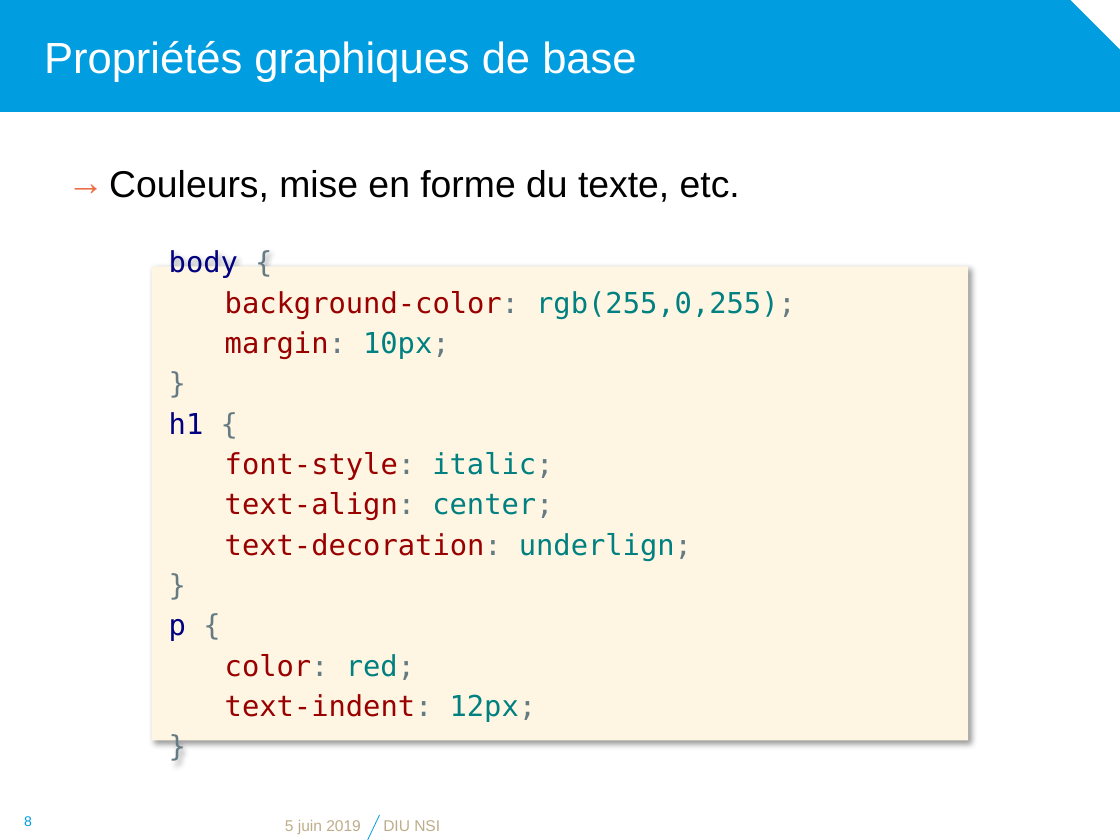
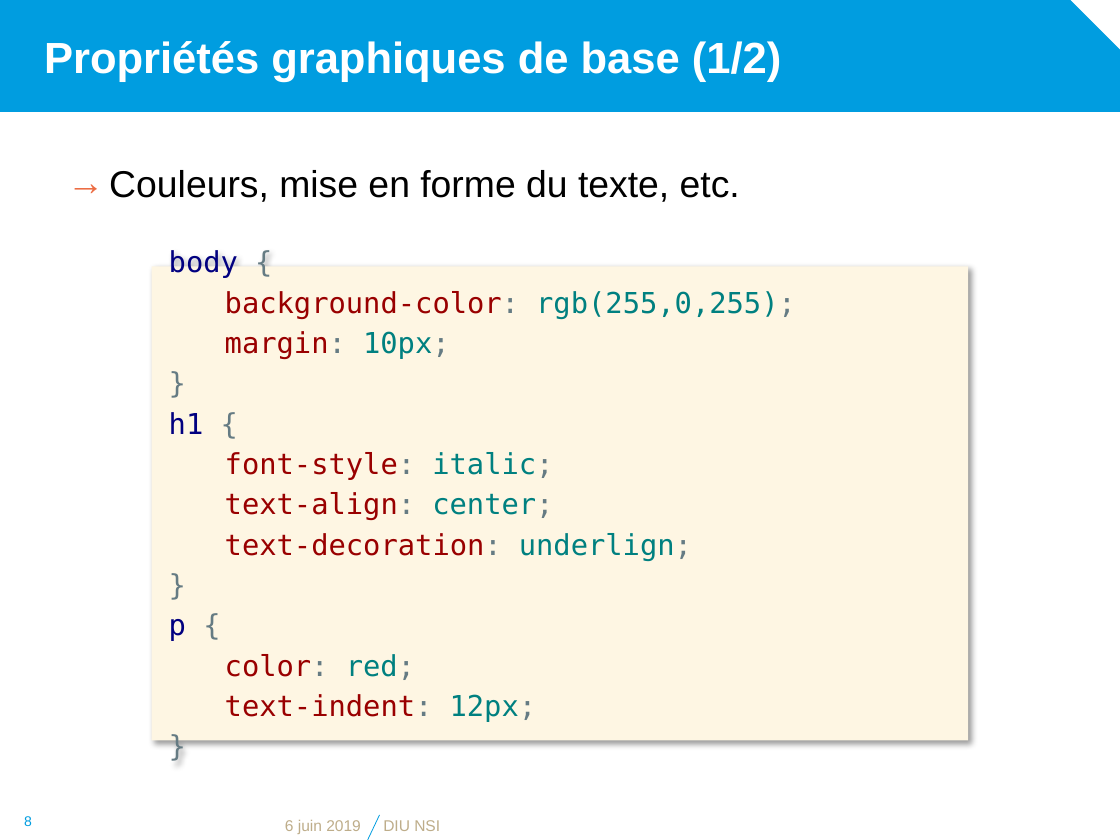
Before and after one commit to diu-uf-bordeaux/bloc1, a slide deck: slide 8 of web/3-CSS/css.pptx. Drawn at 1120x840 pixels with LibreOffice and Linux fonts; fonts in the diff are those of the drawing; background and template pictures are left out. Boxes give left, top, right and bottom in pixels: in the first picture for what was removed or moved away, otherwise in the second. Text is boxed around its words. In the diff, an @@ line names an element or a change of style, - is before the commit and + after.

```diff
--- a/web/3-CSS/css.pptx
+++ b/web/3-CSS/css.pptx
@@ title at (x1=44, y1=41, x2=781, y2=82): text changed; bold on @@
-Propriétés graphiques de base
+Propriétés graphiques de base (1/2)
```
Also in this commit, not shown: 18 other slides changed, 7 other files.
